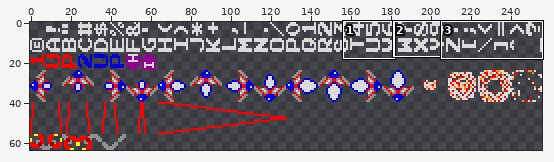
Two states of a sprite sheet, png/gfx-pal.png. Above, an overview of the earlier version with the close-up marked.
Close-up. Earlier state:
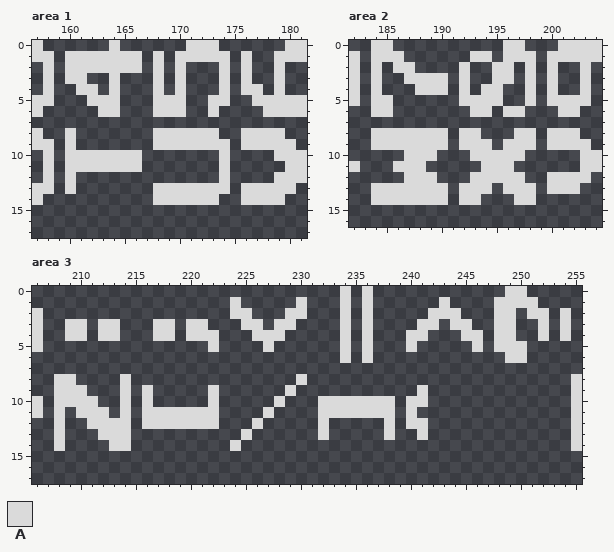
The file is 256x64 pixels. Shown: area 1: x 157..181, y 0..17; area 2: x 182..204, y 0..16; area 3: x 206..255, y 0..17. The commit also changed other parts of the picture, which this record leaves out.
Palette (. is transparent): A #dadada
Pixels before, area 1, first column x 157:
 0 A......A......AAA......AA
 1 AA.AAAAAAA.A.AAAAA.A..AAA
 2 .A.AAAAAAA.A.A...A.A..A..
 3 .A.AA..A...A.A...A.A..A..
 4 .A..AA.A...A.A...A.AA.A..
 5 AA...AAA...AAA..AA..AAAAA
 6 A.....AA...AAA..A....AAAA
 7 .........................
 8 A..A.......AAAAAA..AAAA..
 9 AA.A.......AAAAAAA.AAAAA.
10 .A.AAAAAAA.......A....AAA
11 .A.AAAAAAA.......A.....AA
12 .A.A.............A....AAA
13 AA.A.......AAAAAAA.AAAAA.
14 A..........AAAAAA..AAAA..
Pixels before, area 2, first column x 182:
 0 ..AA..........AA...AAAA
 1 A.AAA......AA.AAA.AAAAA
 2 A.A.AA....A..AA.A.A..A.
 3 A.A..AAAA.A..AA.A.A..A.
 4 A.A...AAA.A.AA..A.A..A.
 5 A.AA......AAAA..A.AAAA.
 6 ..AA.......AA.AA...AA..
 7 .......................
 8 ..AAAAAAA.AA...AA.AAA..
 9 ..AAAAAAA.AAA.AAA.AAAA.
10 .....AAA...AAAAA.....AA
11 A...AAA.....AAA......AA
12 .....AAA...AAAAA..AAAA.
13 ..AAAAAAA.AAA.AAA.AAA..
14 ..AAAAAAA.AA...AA......
Pixels before, area 3, first column x 206:
 0 ............................A.A............AA.....
 1 ..................A.....A...A.A......A....AAAA....
 2 A.................AA...AA...A.A.....AAA...AA.AA.A.
 3 A..AA.AA...AA.AA...AA.AA....A.A....AA.AA..AA..A.A.
 4 A..AA.AA...AA.AAA...AAA.....A.A...AA...AA.AA..A.A.
 5 A...............A....A......A.A...A.....A.AAA.....
 6 ............................A.A............AA.....
 7 ..................................................
 8 ..AA....A...............A........................A
 9 ..AAA...A.A.....A......A...........A.............A
10 A.AAAA..A.A.....A.....A...AAAAAAA.AA.............A
11 A.A.AAA.A.AAAAAAA....A....AAAAAAA.A..............A
12 ..A..AAAA.AAAAAAA...A.....A.....A.AA.............A
13 ..A...AAA..........A......A.....A..A.............A
14 ..A....AA.........A..............................A
New version:
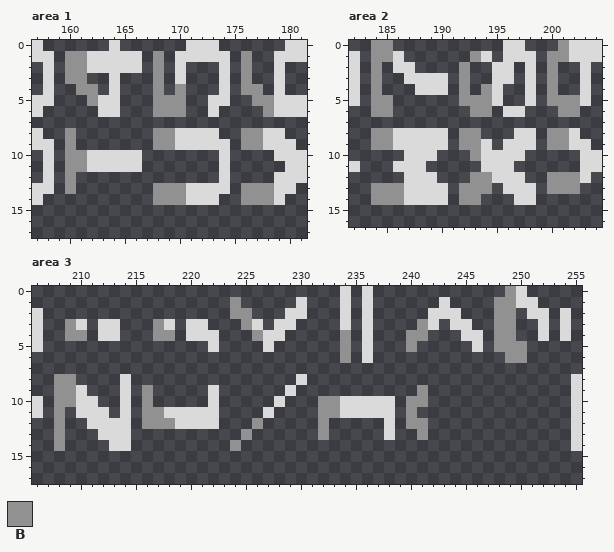
Colours new in this view: B #919191
The edit:
Changed rows in their new state; - is an unchanged pixel.
Area 1:
first column x 160:
 1 BB------B-------B--
 2 BB------B-------B--
 3 BB------B-------B--
 4 -BB-----B-B-----BB-
 5 --B-----BBB------BB
 6 --------BBB-------B
 8 B-------BB------BB-
 9 B-------BB------BB-
10 BB-----------------
11 BB-----------------
12 B------------------
13 B-------BBB-----BBB
14 --------BBB-----BBB
Area 2:
first column x 184:
 0 BB---------------B-
 1 BB-------B------BB-
 2 B-------B-------B--
 3 B-------B-------B--
 4 B-------B-B-----B--
 5 BB------BBB-----BBB
 6 BB-------BB------BB
 8 BB------BB------BB-
 9 BB------BB------BB-
10 ---------B---------
12 ---------BB-----BBB
13 BBB-----BBB-----BBB
14 BBB-----BB---------
Area 3:
first column x 208:
 0 -----------------------------------------B-
 1 ----------------B-----------------------BB-
 2 ----------------BB----------------------BB-
 3 -B-------B-------B---------------B------BB-
 4 -BB------BB-------B-------B-----BB------BB-
 5 --------------------------B-----B-------BBB
 6 --------------------------B--------------BB
 8 BB-----------------------------------------
 9 BB------B------------------------B---------
10 BB------B---------------BB------BB---------
11 B-------BB--------------BB------B----------
12 B-------BBB-------B-----B-------BB---------
13 B----------------B------B--------B---------
14 B---------------B--------------------------
